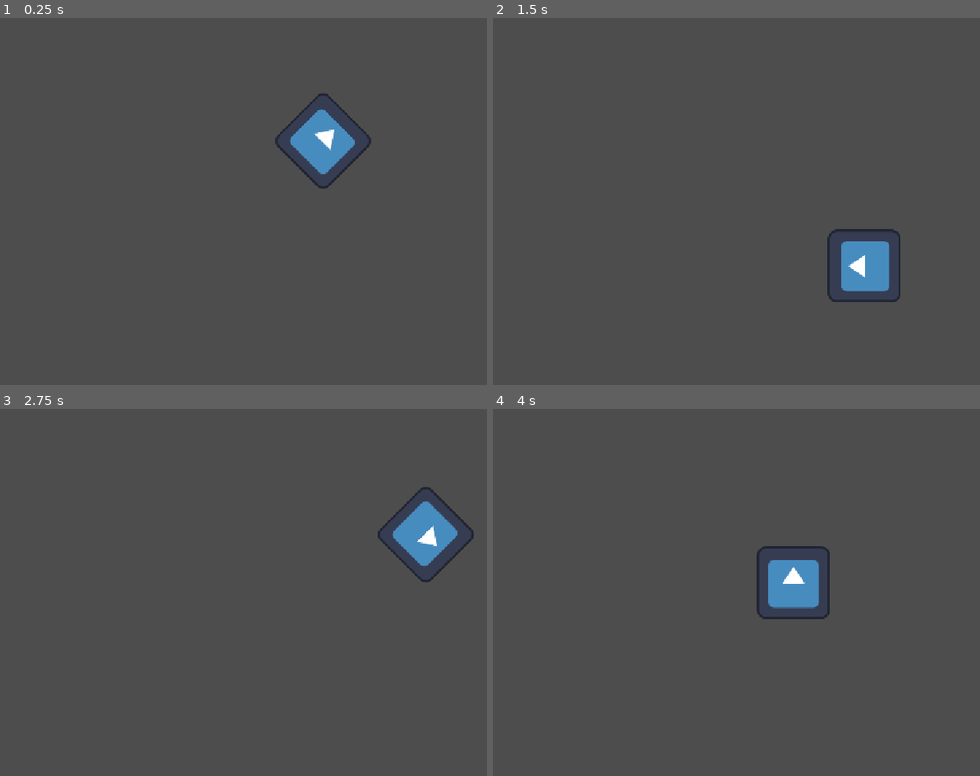
Above: before the commit, frames 1-4 (two rows, left to right).
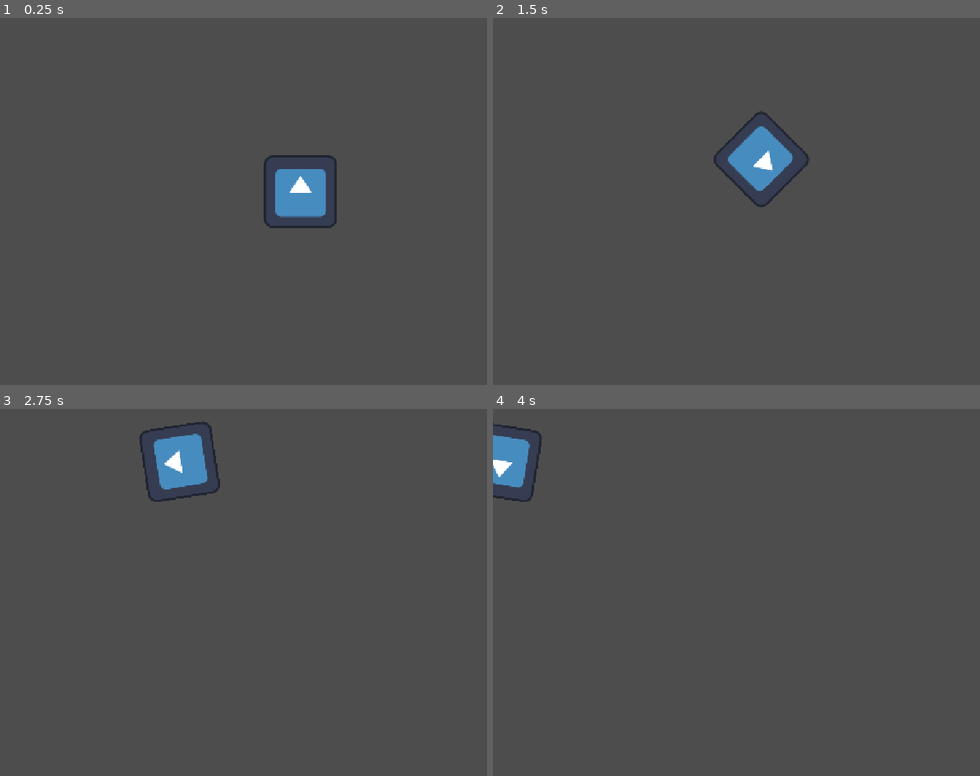
Above: after the commit, the same moments.

Repository: andymiao35/godot_practice_projects
Game: Godot game, scene res://sprite_2d.tscn
Same seed, same stepped clock (60 frames per second), same inputs: the game is played once before the commit and once after it. The engine's default icon, where the game draws it, is replaced by a stand-in: a white triangle on a blue panel in a dark square.
Inputs:
- Up to frame 1 (0.25 s): no input
- Up to frame 2 (1.5 s): hold Right (ui_right) 0.53-1.28 s; hold Down (ui_down) from 1.28 s (still down)
- Up to frame 3 (2.75 s): release Down (ui_down) at 2.03 s; hold Right (ui_right) from 2.03 s (still down)
- Up to frame 4 (4 s): release Right (ui_right) at 2.78 s; hold Up (ui_up) 2.78-3.53 s; hold Left (ui_left) from 3.53 s (still down)

The runs differ from the first frame. In frame 1, 3.3% of the frame differs, in the area x 54-77%, y 20-58%; in frame 2, 3.5%, in the area x 45-84%, y 25-78%; in frame 3, 3.5%; in frame 4, 2.9%.

Commit message:
feat: implemented movement and spinning

Diff:
--- a/p0.2_scripts/sprite_2d.gd
+++ b/p0.2_scripts/sprite_2d.gd
@@ -10,7 +10,18 @@
 
 
 func _process(delta):
-	rotation += angular_speed * delta
+	var direction = 0
+	if Input.is_action_pressed("ui_left"):
+		direction = -1
+	elif Input.is_action_pressed("ui_right"):
+		direction = 1
 
-	var velocity = Vector2.UP.rotated(rotation) * speed
+	rotation += angular_speed * direction * delta
+
+	var velocity = Vector2.ZERO
+	if Input.is_action_pressed("ui_up"):
+		velocity = Vector2.UP.rotated(rotation) * speed
+	elif Input.is_action_pressed("ui_down"):
+		velocity = Vector2.DOWN.rotated(rotation) * speed
+
 	position += velocity * delta
